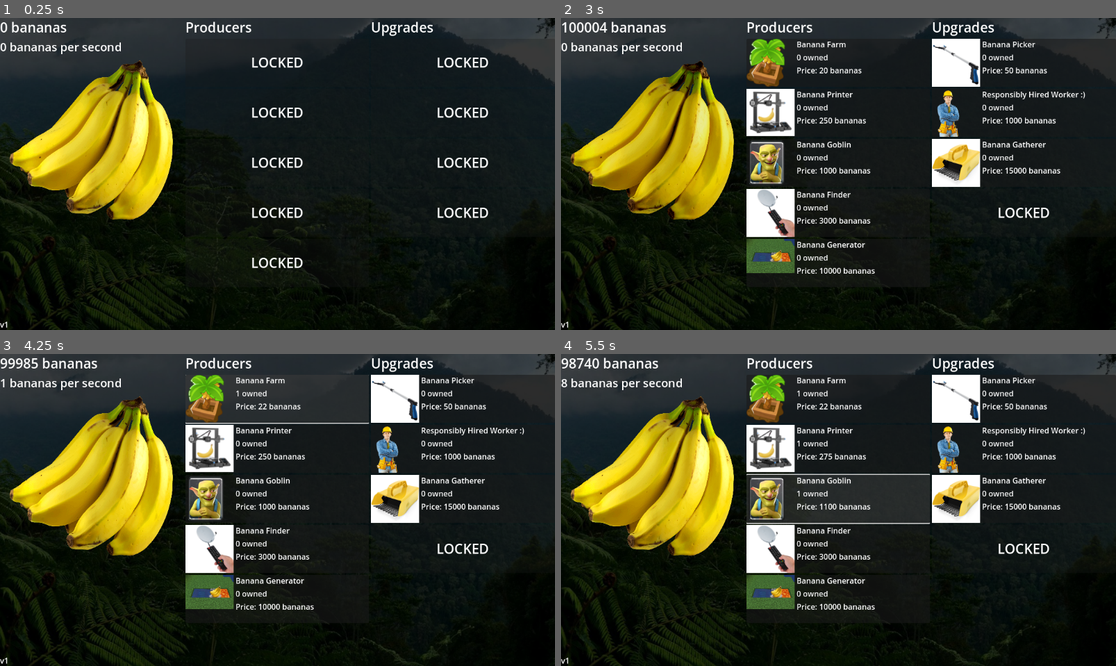
Above: before the commit, frames 1-4 (two rows, left to right).
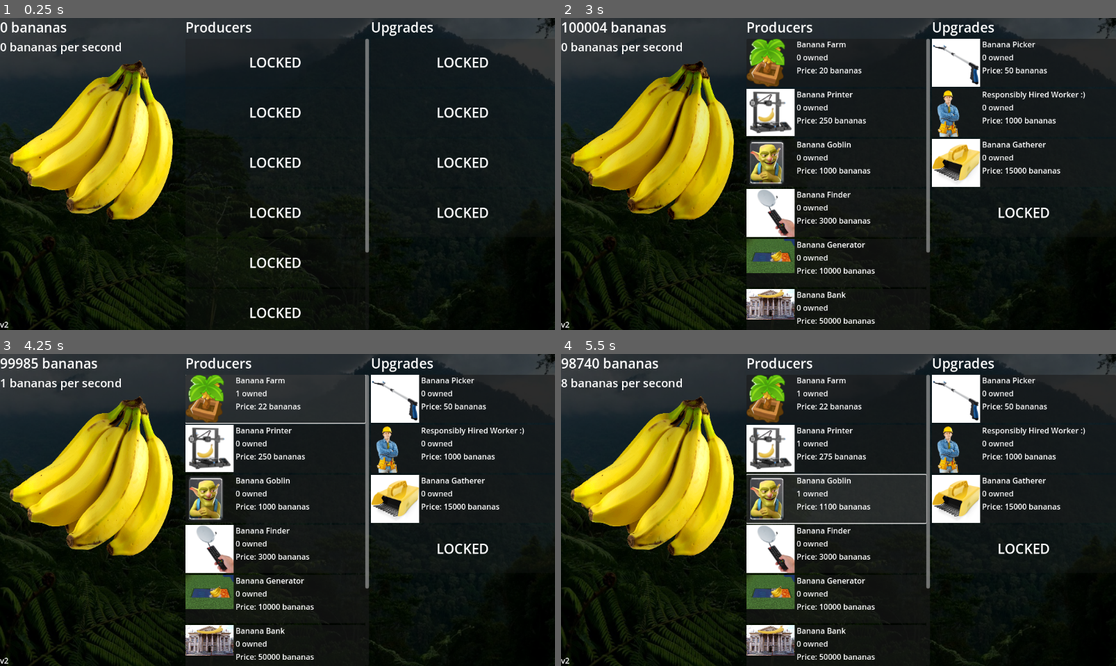
Above: after the commit, the same moments.

Repository: EliConstructor/banana-game-two
Game: Godot game, scene res://main.tscn
Two runs of this game, one before a commit and one after it. Both use one fixed random seed, a clock stepped at 60 frames per second and the inputs below.
Inputs (mouse positions are in pixels of both pictures, inside the frame that each line leads up to):
- Up to frame 1 (0.25 s): no input
- Up to frame 2 (3 s): click (649, 142) at 0.5 s; click (649, 142) at 1.25 s; click (649, 142) at 2 s; tap Enter at 2.75 s; tap Q (summonbananas) at 2.85 s
- Up to frame 3 (4.25 s): click "LOCKED" at 3.5 s
- Up to frame 4 (5.5 s): click "LOCKED" at 4.25 s; click "LOCKED" at 5 s

The runs differ from the first frame. In frame 1, 1.7% of the frame differs, in the area x 0-67%, y 6-100%; in frame 2, 1.6%; in frame 3, 1.6%; in frame 4, 1.6%.

Commit message:
new producers

Diff:
--- a/main.tscn
+++ b/main.tscn
@@ -10,17 +10,20 @@
 [ext_resource type="Texture2D" uid="uid://c5voryyd2trs3" path="res://textures/banana_press.png" id="4_eidad"]
 [ext_resource type="Texture2D" uid="uid://dxx22crjc56ju" path="res://textures/banana_hover.png" id="5_ynmet"]
 [ext_resource type="Script" path="res://scripts/producers.gd" id="7_iuqen"]
-[ext_resource type="Resource" uid="uid://3c75y275fa" path="res://producers/bananafarm.tres" id="8_ua2jp"]
-[ext_resource type="Resource" uid="uid://stqibj4npgjl" path="res://producers/bananaprinter.tres" id="10_3nme3"]
 [ext_resource type="Script" path="res://scripts/wageslabel.gd" id="10_ea8bh"]
-[ext_resource type="Resource" uid="uid://b6sd5v0yj8uuo" path="res://producers/bananagoblin.tres" id="11_fvttr"]
-[ext_resource type="Resource" uid="uid://b820phqhsttcd" path="res://producers/bananafinder.tres" id="12_p4e8y"]
-[ext_resource type="Resource" uid="uid://mkxrpooy3q06" path="res://producers/bananagenerator.tres" id="13_yqtsv"]
+[ext_resource type="Resource" uid="uid://3c75y275fa" path="res://producers/0_banana_farm.tres" id="12_lkapd"]
+[ext_resource type="Resource" uid="uid://stqibj4npgjl" path="res://producers/1_banana_printer.tres" id="13_jlhhh"]
+[ext_resource type="Resource" uid="uid://b6sd5v0yj8uuo" path="res://producers/2_banana_goblin.tres" id="14_74qpk"]
 [ext_resource type="Script" path="res://scripts/upgrades.gd" id="15_gdv75"]
+[ext_resource type="Resource" uid="uid://b820phqhsttcd" path="res://producers/3_banana_finder.tres" id="15_i7kyh"]
+[ext_resource type="Resource" uid="uid://mkxrpooy3q06" path="res://producers/4_banana_generator.tres" id="16_phifn"]
 [ext_resource type="Resource" uid="uid://iw0dupf6a7r8" path="res://upgrades/bananapicker.tres" id="16_rbajd"]
 [ext_resource type="Resource" uid="uid://h6yls7x4lhfs" path="res://upgrades/worker.tres" id="17_2ytca"]
+[ext_resource type="Resource" uid="uid://dl5lmmxcvwclr" path="res://producers/5_banana_bank.tres" id="17_c1c1b"]
 [ext_resource type="Resource" uid="uid://chgl8jwshefqy" path="res://upgrades/bananagatherer.tres" id="18_3hefm"]
+[ext_resource type="Resource" uid="uid://ui502eh4t0vv" path="res://producers/6_banana_dog.tres" id="18_7cu5o"]
 [ext_resource type="PackedScene" uid="uid://rasrwyhpxe71" path="res://uielements/revolution_info.tscn" id="19_boofn"]
+[ext_resource type="Resource" uid="uid://cd7meo37fa8j5" path="res://producers/7_banana_truck.tres" id="19_tdmb8"]
 [ext_resource type="Resource" uid="uid://btby5g1y8xaea" path="res://upgrades/robotic_workers.tres" id="21_08obn"]
 [ext_resource type="Script" path="res://scripts/event_manager.gd" id="21_uuqc4"]
 [ext_resource type="PackedScene" uid="uid://cui5c27hsn2dh" path="res://uielements/menu.tscn" id="23_nntga"]
@@ -117,7 +120,7 @@
 size_flags_horizontal = 3
 size_flags_vertical = 3
 script = ExtResource("7_iuqen")
-producers = Array[Resource("res://resourcetypes/producer.gd")]([ExtResource("8_ua2jp"), ExtResource("10_3nme3"), ExtResource("11_fvttr"), ExtResource("12_p4e8y"), ExtResource("13_yqtsv")])
+producers = Array[Resource("res://resourcetypes/producer.gd")]([ExtResource("12_lkapd"), ExtResource("13_jlhhh"), ExtResource("14_74qpk"), ExtResource("15_i7kyh"), ExtResource("16_phifn"), ExtResource("17_c1c1b"), ExtResource("18_7cu5o"), ExtResource("19_tdmb8")])
 
 [node name="UpgradesColumn" type="VBoxContainer" parent="GUIColumns"]
 layout_mode = 2
--- /dev/null
+++ b/producers/5_banana_bank.tres
@@ -0,0 +1,16 @@
+[gd_resource type="Resource" script_class="Producer" load_steps=3 format=3 uid="uid://dl5lmmxcvwclr"]
+
+[ext_resource type="Texture2D" uid="uid://y7qrq0qwnn2m" path="res://textures/bank.png" id="1_5jcsj"]
+[ext_resource type="Script" path="res://resourcetypes/producer.gd" id="1_eygnh"]
+
+[resource]
+script = ExtResource("1_eygnh")
+production = 35
+name = "Banana Bank"
+description = "Let people invest in bananas! Produces %s bananas per second."
+icon = ExtResource("1_5jcsj")
+basePrice = 50000
+priceMultiplier = 1.1
+locked = true
+auto_unlock = true
+max_amount = -1
--- /dev/null
+++ b/producers/6_banana_dog.tres
@@ -0,0 +1,16 @@
+[gd_resource type="Resource" script_class="Producer" load_steps=3 format=3 uid="uid://ui502eh4t0vv"]
+
+[ext_resource type="Texture2D" uid="uid://cwmkys1h7cy58" path="res://textures/dog.png" id="1_46b8l"]
+[ext_resource type="Script" path="res://resourcetypes/producer.gd" id="1_q6ilc"]
+
+[resource]
+script = ExtResource("1_q6ilc")
+production = 70
+name = "Banana Dog"
+description = "He fetches you some bananas like a good boy! Produces %s bananas per second."
+icon = ExtResource("1_46b8l")
+basePrice = 150000
+priceMultiplier = 1.1
+locked = true
+auto_unlock = true
+max_amount = -1
--- /dev/null
+++ b/producers/7_banana_truck.tres
@@ -0,0 +1,16 @@
+[gd_resource type="Resource" script_class="Producer" load_steps=3 format=3 uid="uid://cd7meo37fa8j5"]
+
+[ext_resource type="Script" path="res://resourcetypes/producer.gd" id="1_6psiy"]
+[ext_resource type="Texture2D" uid="uid://bwery2iil0tla" path="res://textures/truck.png" id="1_e1jkm"]
+
+[resource]
+script = ExtResource("1_6psiy")
+production = 130
+name = "Banana Truck"
+description = "Direct shipments of metric tons of bananas straight to shops! Produces %s bananas per second."
+icon = ExtResource("1_e1jkm")
+basePrice = 400000
+priceMultiplier = 1.1
+locked = true
+auto_unlock = true
+max_amount = -1
--- a/scripts/main.gd
+++ b/scripts/main.gd
@@ -1,6 +1,6 @@
 extends Node
 
-var game_version: int = 1
+var game_version: int = 2
 var loaded = false
 var time_since_save: float = 0
 var save_interval: int = 10
@@ -73,11 +73,11 @@
 
 	# Upgrades and producers
 	for producer in producers.producers:
-		if data[producer.name + ".amount"] != null:
+		if data.has(producer.name + ".amount"):
 			producer.amount = data[producer.name + ".amount"]
 			producer.locked = data[producer.name + ".locked"]
 	for upgrade in upgrades.upgrades:
-		if data[upgrade.name + ".amount"] != null:
+		if data.has(upgrade.name + ".amount"):
 			upgrade.amount = data[upgrade.name + ".amount"]
 			upgrade.locked = data[upgrade.name + ".locked"]
 
Not shown: 1 places in main.tscn that only renumber resources
Renamed: producers/bananafarm.tres -> producers/0_banana_farm.tres
Renamed: producers/bananaprinter.tres -> producers/1_banana_printer.tres
Not shown: 1 places in producers/2_banana_goblin.tres that only renumber resources
Renamed: producers/bananafinder.tres -> producers/3_banana_finder.tres
Renamed: producers/bananagenerator.tres -> producers/4_banana_generator.tres
Binary file added: textures/bank.png
Not shown, added: textures/bank.png.import
Binary file added: textures/dog.png
Not shown, added: textures/dog.png.import
Binary file added: textures/truck.png
Not shown, added: textures/truck.png.import
